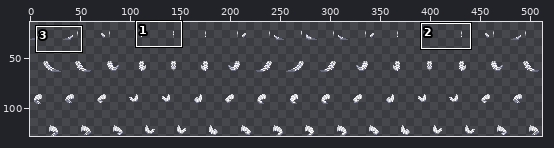
A sprite sheet gets an edit: Resources/Textures/Mobs/Customization/reptilian_parts.rsi/tail_ltiger_wagging.png. Above: a wide view before the commit, with the close-up outlined.
Close-up. Earlier state:
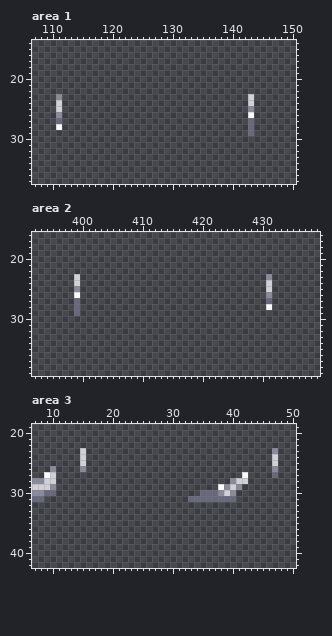
The file is 512x128 pixels. Pixels under 10% opacity are left out. Colours within 5 levels of each other are drawn and written as one. Shown: area 1: x 107..150, y 14..37; area 2: x 392..439, y 16..39; area 3: x 7..50, y 19..42. The wide view leaves out empty margins. The commit also changed other parts of the picture, which this record leaves out.
And afterwards:
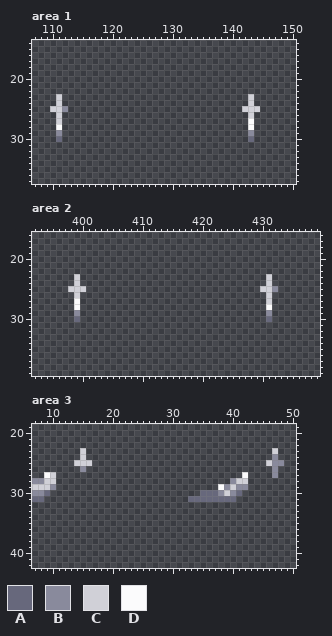
Palette (. is transparent): A #67687c  B #898a9c  C #d0d0d7  D #fbfbfc
The edit:
Changed rows in their new state; - is an unchanged pixel.
Area 1:
first column x 110:
23 -C---------------------------------
25 C-B-----------------------------CCC
26 -C-------------------------------C-
27 -C-------------------------------D-
28 ---------------------------------D-
29 -B-------------------------------B-
30 -A-------------------------------A-
Area 2:
first column x 398:
23 ---------------------------------C-
25 CCC-----------------------------C-B
26 -C-------------------------------C-
27 -D-------------------------------C-
28 -D---------------------------------
29 -B-------------------------------B-
30 -A-------------------------------A-
Area 3:
first column x 10:
23 -------------------------------------C-
24 -------------------------------------B-
25 ----C-C-----------------------------CBB
26 .--------------------------------------
27 -------------------------------------B-
29 --------------------------------B------
30 .------------------------------A-------
Changed places in both close-ups, as pixel boxes (x1, y1, x2, y2):
changed: (50, 94, 68, 142)
changed: (242, 106, 260, 142)
changed: (260, 274, 278, 322)
changed: (68, 286, 86, 322)
changed: (266, 448, 284, 478)
changed: (50, 460, 92, 496)
added: (236, 484, 248, 496)
